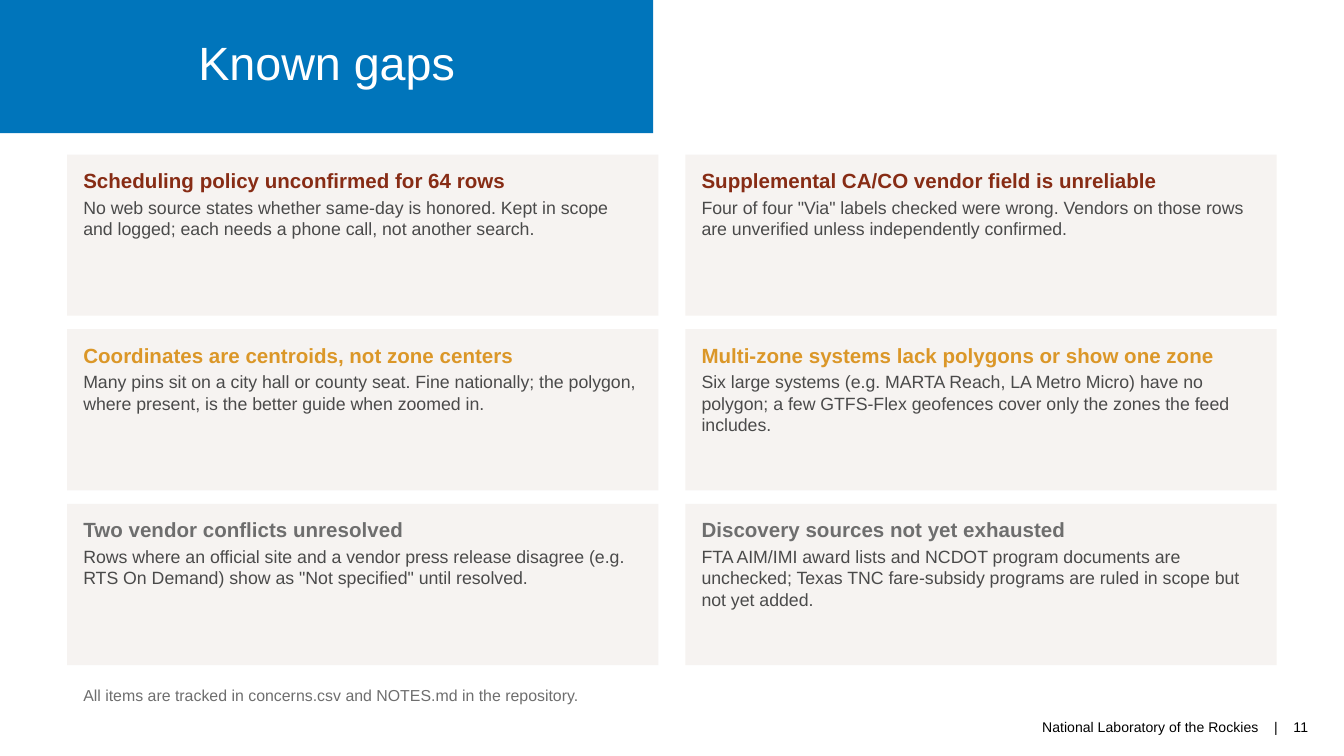
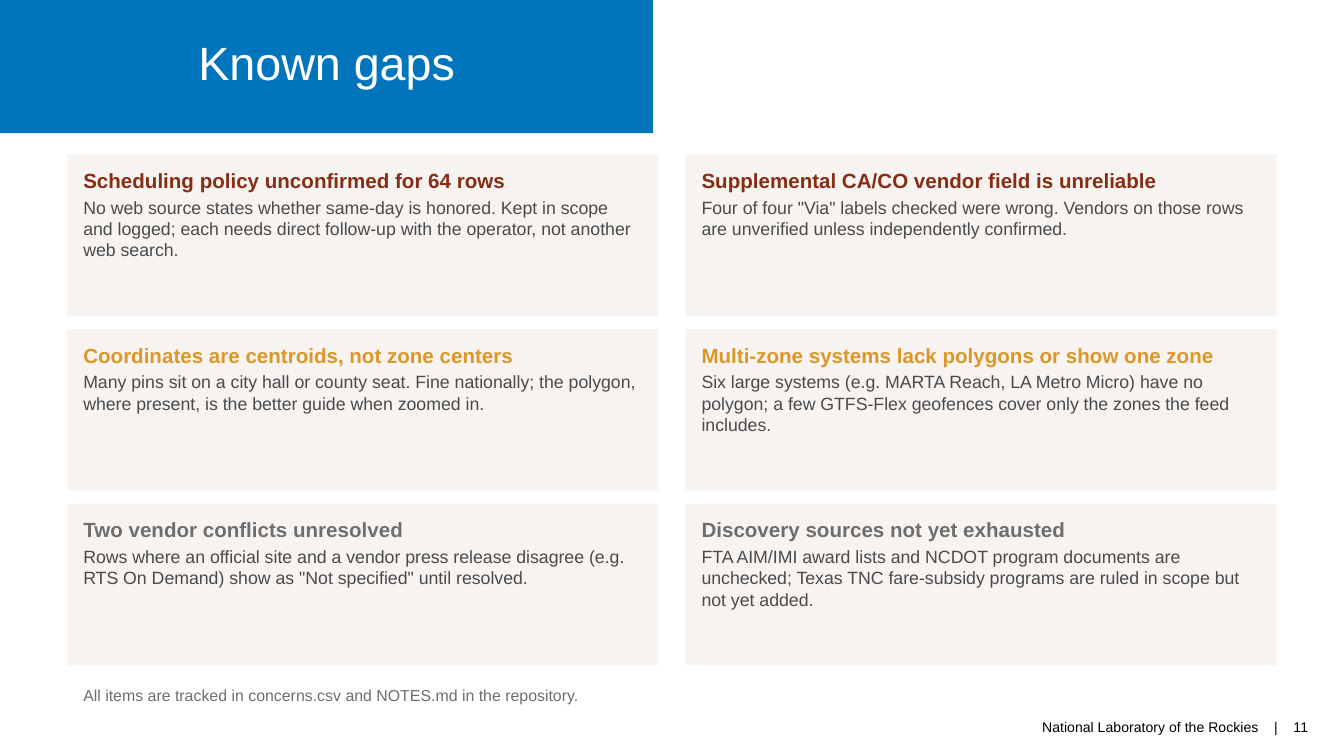
Before and after one commit to jfish79/odt-dashboard, a slide deck: slide 11 of docs/ODT-Database-Project-Summary.pptx. Drawn at 1344x756 pixels with LibreOffice and Linux fonts; fonts in the diff are those of the drawing. Boxes give left, top, right and bottom in pixels: in the first picture for what was removed or moved away, otherwise in the second. Text is boxed around its words. In the diff, an @@ line names an element or a change of style, - is before the commit and + after.

```diff
--- a/docs/ODT-Database-Project-Summary.pptx
+++ b/docs/ODT-Database-Project-Summary.pptx
@@ text in rectangle at box(83, 201, 631, 256): text changed @@
-No web source states whether same-day is honored. Kept in scope and logged; each needs a phone call, not another search.
+No web source states whether same-day is honored. Kept in scope and logged; each needs direct follow-up with the operator, not another web search.
```
Also in this commit, not shown: 1 other slide changed, 1 other file.
